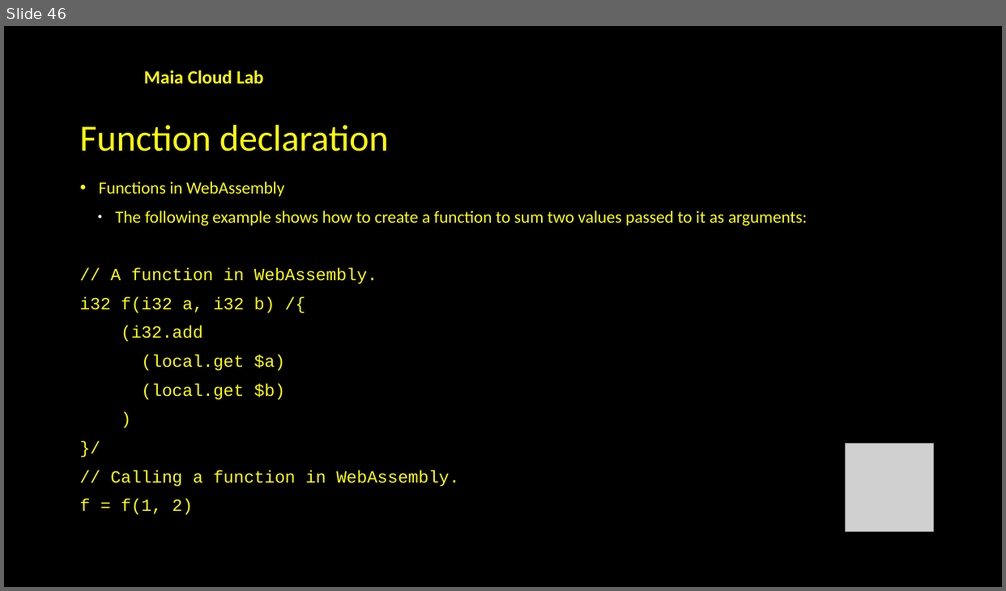
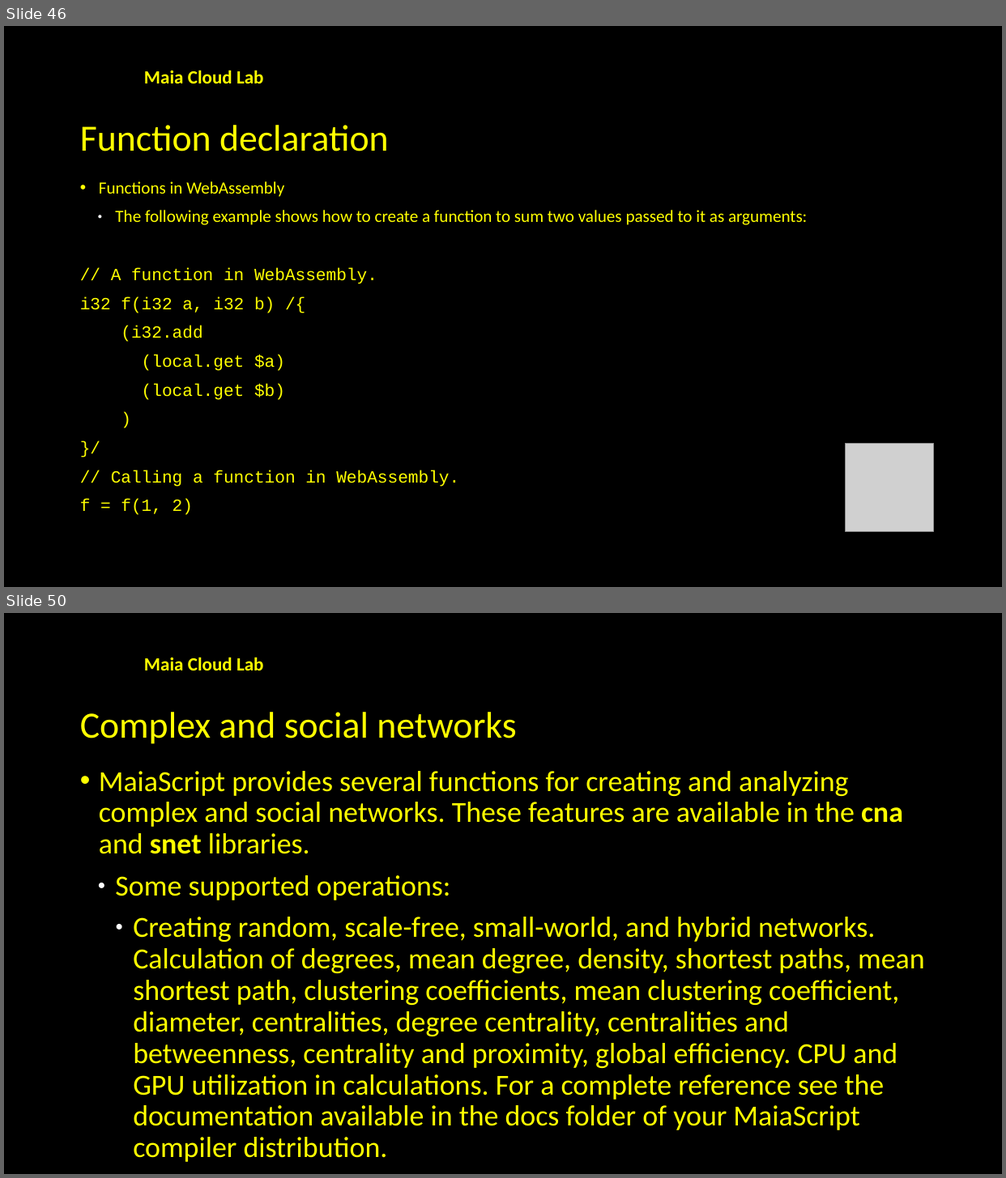
Before and after one commit to souzamonteiro/maiascript-compiler, a slide deck: slides/Introduction to MaiaScript.pptx. Shown one above the other, each under a label of ours: slide 46 before the commit, slides 46 and 50 after it; the slides between them are not shown. The pictures are 1006x591 and 1006x1178 pixels, drawn with LibreOffice and Linux fonts; fonts in the diff are those of the drawing; grey boxes stand for pictures; background and template pictures are left out. Boxes give left, top, right and bottom in pixels: in the first picture for what was removed or moved away, otherwise in the second. Text is boxed around its words. In the diff, an @@ line names an element or a change of style, - is before the commit and + after.

```diff
--- a/slides/Introduction to MaiaScript.pptx
+++ b/slides/Introduction to MaiaScript.pptx
@@ slide 50 added at [4,613,1002,1174], background #000000; not listed: 1 template element that a slide beside it also shows @@
@@ text added at [80,712,516,744], 35.6 pt, text #FFFF00 @@
+Complex and social networks
@@ text added at [99,771,925,1131], 28 pt, text #FFFF00 @@
+• MaiaScript provides several functions for creating and analyzing complex and social networks. These features are available in the cna and snet libraries.
+  ● Some supported operations:
+    ● Creating random, scale-free, small-world, and hybrid networks. Calculation of degrees, mean degree, density, shortest paths, mean shortest path, clustering coefficients, mean clustering coefficient, diameter, centralities, degree centrality, centralities and betweenness, centrality and proximity, global efficiency. CPU and GPU utilization in calculations. For a complete reference see the documentation available in the docs folder of your MaiaScript compiler distribution.
```
Also in this commit, not shown: 3 slides changed, 8 other slides added, 29 slides removed, 1 other file.
